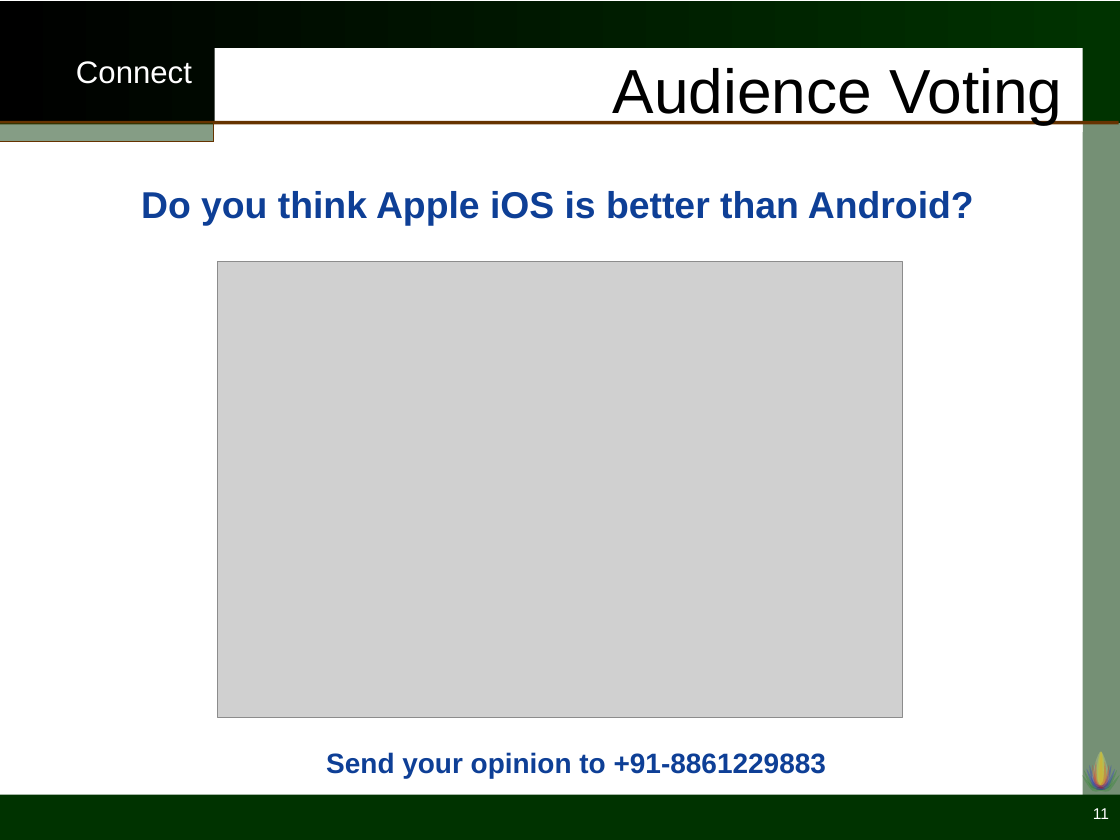
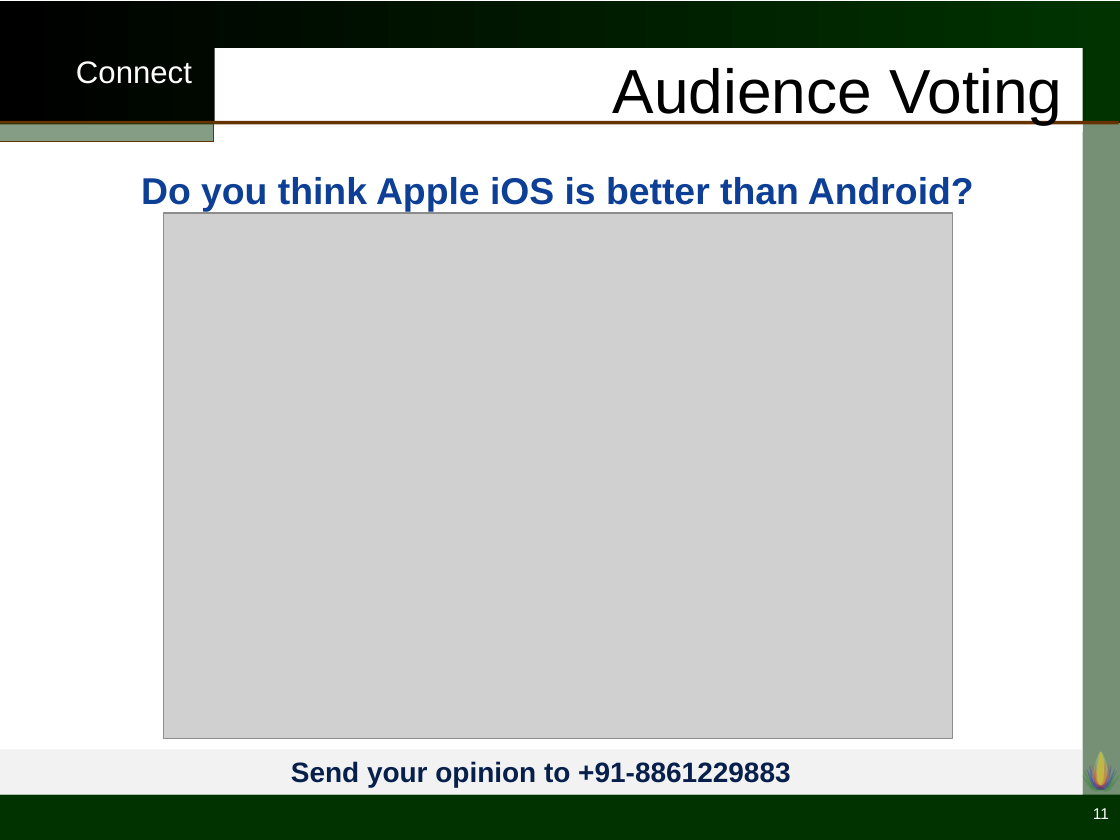
Before and after one commit to vaibhav92/connect_toolkit, a slide deck: slide 11 of Presentations/Presentation.pptm. Drawn at 1120x840 pixels with LibreOffice and Linux fonts; fonts in the diff are those of the drawing; grey boxes stand for pictures; background and template pictures are left out. Boxes give left, top, right and bottom in pixels: in the first picture for what was removed or moved away, otherwise in the second. Text is boxed around its words. In the diff, an @@ line names an element or a change of style, - is before the commit and + after.

```diff
--- a/Presentations/Presentation.pptm
+++ b/Presentations/Presentation.pptm
@@ text "Do you think Apple iOS ...": place and size @@
-text "Do you think Apple iOS ..." at (141, 191, 974, 225)
+text "Do you think Apple iOS ..." at (141, 177, 974, 211)
@@ picture: place and size @@
-picture at (217, 262, 903, 718)
+picture at (164, 213, 953, 738)
@@ rectangle "Send your opinion to +91-8861229883": place and size @@
-rectangle "Send your opinion to +91-8861229883" at (326, 752, 826, 778)
+rectangle "Send your opinion to +91-8861229883" at (0, 749, 1082, 794)
@@ rectangle "Send your opinion to +91-8861229883" at (0, 749, 1082, 794): text colour #0E3F96 to #07204B; fill none to #F2F2F2 @@
```
Also in this commit, not shown: 10 other slides changed, 1 slide added, 1 other file.
